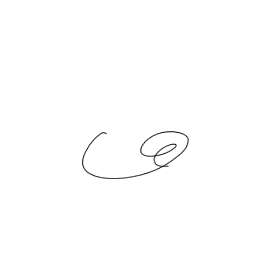
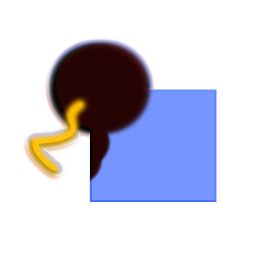
Two versions of the same layered image (w=256, h=256). Layer-by-layer changes:
added layer "Layer 1" (2nd of 3) above "Layer 1" over [22, 38, 216, 202]
hid "Layer 1" (3rd of 3), painted on it over [22, 38, 217, 203]
